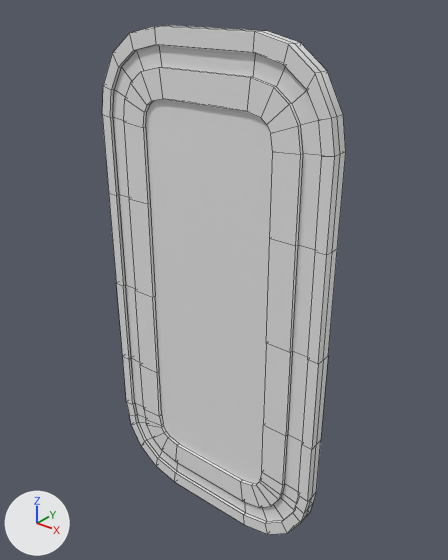
Before and after pictures for a commit that changed the FBX model Assets/Assets/DinandSpul/FBX's/BasicKit/Small_Bulkhead_Door_A.fbx.
Both versions are drawn from a 50 mm camera at (1.325, -1.577, 2.071) aimed at (0.012, 0.064, 1.054). Every picture has the same lights, and +X, +Y and +Z are marked at lower left. The older version comes first. Mesh edges are drawn as thin lines. Where no turn or scale is listed for an object, it has been applied to the vertices.

Script lines for the objects in view, before the commit:
```python
me_cylinder_011 = bpy.data.meshes.new('Cylinder.011')
me_cylinder_011.from_pydata(...)  # 448 vertices, 450 faces; spans x -0.49..0.49, y -0.03..0.03, z 0.0..1.93
me_cylinder_011.materials.append(mat_metal)  # its picture is missing
ob_small_bulkhead_door_a = bpy.data.objects.new('Small_Bulkhead_Door_A', me_cylinder_011)
ob_small_bulkhead_door_a.location = (0.0, 0.0, 0.0)
```
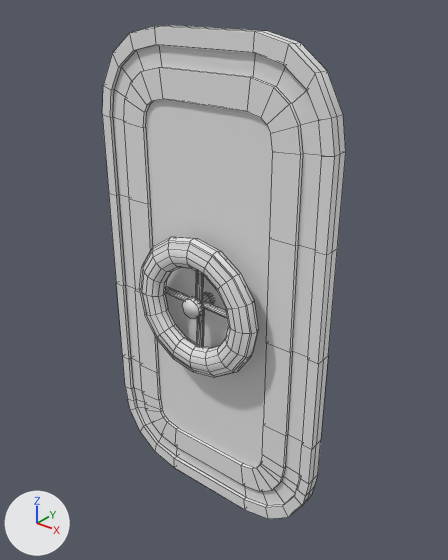
Where the change shows, as pixel boxes [x1, y1, x2, y2] in the pictures (448 x 560 px; the box of a moved part takes in the faces that stretch with it):
'Small_Bulkhead_Door_A', reshaped
    before: [102, 25, 346, 534]
    after: [102, 25, 346, 519]
part 1 of me_cylinder_011, added
    after: [139, 237, 258, 377]
part 2 of me_cylinder_011, moved or reshaped
    before: [123, 99, 321, 534]
    after: [123, 99, 321, 519]

The change, as a diff of the scene's bpy script:
```diff
--- a/Assets/Assets/DinandSpul/FBX's/BasicKit/Small_Bulkhead_Door_A.fbx.py
+++ b/Assets/Assets/DinandSpul/FBX's/BasicKit/Small_Bulkhead_Door_A.fbx.py
@@ me_cylinder_011 @@
 # used by ob_small_bulkhead_door_a; location = (0.0, 0.0, 0.0)
-me_cylinder_011.from_pydata(...)  # 448 vertices, 450 faces; spans x -0.49..0.49, y -0.03..0.03, z 0.0..1.93
+me_cylinder_011.from_pydata(...)  # 1280 vertices, 1126 faces; spans x -0.49..0.49, y -0.13..0.13, z 0.09..1.93
+# me_cylinder_011 part 1: 832 vertices added at x -0.28..0.28, y -0.13..0.13, z 0.73..1.27
+# me_cylinder_011 part 2: 192 vertices moved from x -0.49..0.49, y -0.03..0.03, z 0.0..0.34 to x -0.49..0.49, y -0.03..0.03, z 0.09..0.42
 me_cylinder_011.materials.append(mat_metal)
```
